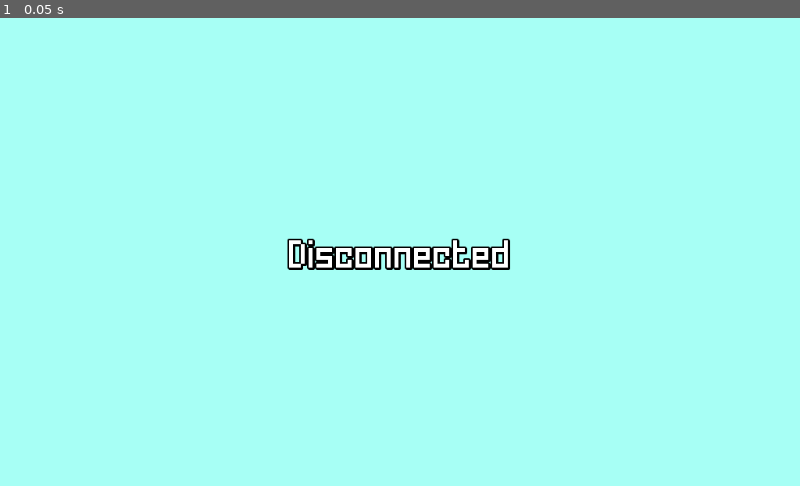
Above: before the commit, frame 1.
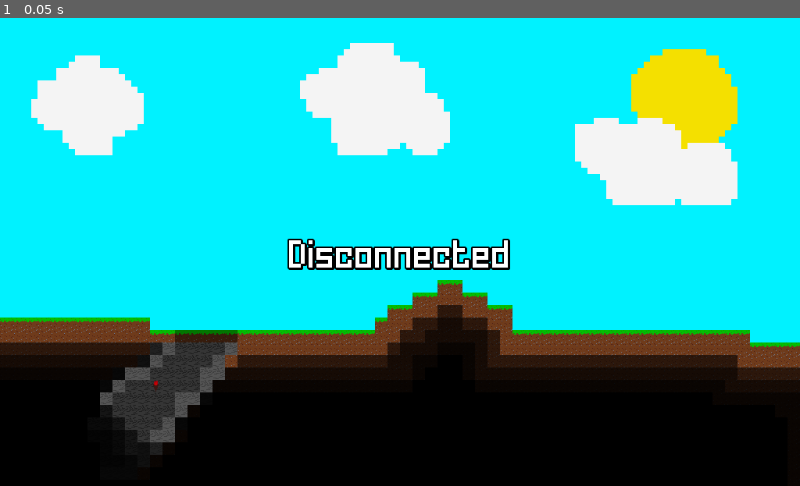
Above: after the commit, the same moment.

Repository: SilverSpace5/jr
Game: Godot game, scene res://Connect.tscn
Two runs of this game, one before a commit and one after it. Both use one fixed random seed, a clock stepped at 60 frames per second and the inputs below.
Inputs:
- Up to frame 1 (0.05 s): no input

The runs differ from the first frame. In frame 1, 99% of the frame differs, in the area x 0-100%, y 0-100%.

Commit message:
Fixing Errors in connection

Diff:
--- a/Connect.tscn
+++ b/Connect.tscn
@@ -1,7 +1,8 @@
-[gd_scene load_steps=4 format=2]
+[gd_scene load_steps=5 format=2]
 
 [ext_resource path="res://default.tres" type="DynamicFont" id=1]
 [ext_resource path="res://Connect.gd" type="Script" id=2]
+[ext_resource path="res://title_backdrop.tscn" type="PackedScene" id=3]
 [ext_resource path="res://light.jpeg" type="Texture" id=4]
 
 [node name="Connect" type="Control"]
@@ -27,3 +28,8 @@
 texture = ExtResource( 4 )
 texture_scale = 50.0
 energy = 0.86
+
+[node name="CanvasLayer" type="CanvasLayer" parent="."]
+layer = -1
+
+[node name="title_backdrop" parent="CanvasLayer" instance=ExtResource( 3 )]
--- a/Disconnected.tscn
+++ b/Disconnected.tscn
@@ -1,6 +1,7 @@
-[gd_scene load_steps=2 format=2]
+[gd_scene load_steps=3 format=2]
 
 [ext_resource path="res://default.tres" type="DynamicFont" id=1]
+[ext_resource path="res://title_backdrop.tscn" type="PackedScene" id=2]
 
 [node name="Disconnected" type="Control"]
 anchor_right = 1.0
@@ -20,3 +21,8 @@
 custom_fonts/font = ExtResource( 1 )
 text = "Disconnected"
 align = 1
+
+[node name="CanvasLayer" type="CanvasLayer" parent="."]
+layer = -1
+
+[node name="title_backdrop" parent="CanvasLayer" instance=ExtResource( 2 )]
--- a/Menu.tscn
+++ b/Menu.tscn
@@ -15,10 +15,10 @@
 anchor_top = 0.5
 anchor_right = 0.5
 anchor_bottom = 0.5
-margin_left = -112.0
-margin_top = -170.0
-margin_right = 128.0
-margin_bottom = -67.0
+margin_left = -120.0
+margin_top = -164.0
+margin_right = 120.0
+margin_bottom = -61.0
 grow_horizontal = 2
 custom_colors/font_color_shadow = Color( 0, 0, 0, 1 )
 custom_fonts/font = ExtResource( 1 )
--- a/Scripts/Global.gd
+++ b/Scripts/Global.gd
@@ -5,6 +5,8 @@
 var databaseData = {}
 var playing = false
 var ready = false
+var scene
+var sceneName = "Connect"
 
 func _ready():
 	var data = SaveLoad.loadData("jr-embercore-id.data")
--- a/Scripts/Network.gd
+++ b/Scripts/Network.gd
@@ -33,6 +33,7 @@
 
 	yield(get_tree().create_timer(2), "timeout")
 	while not connected:
+		print("Retrying Connection")
 		peer.disconnect_from_host()
 		peer = WebSocketClient.new()
 		peer.connect("connection_established", self, "_connected")
--- a/main.tscn
+++ b/main.tscn
@@ -240,8 +240,8 @@
 shadow_enabled = true
 
 [node name="Sun" type="Light2D" parent="."]
-position = Vector2( 444, 42.6435 )
-scale = Vector2( 19.644, -4.90122 )
+position = Vector2( 0, 41.836 )
+scale = Vector2( 100, -4.93097 )
 texture = ExtResource( 10 )
 energy = 1.99
 range_height = 574.7
